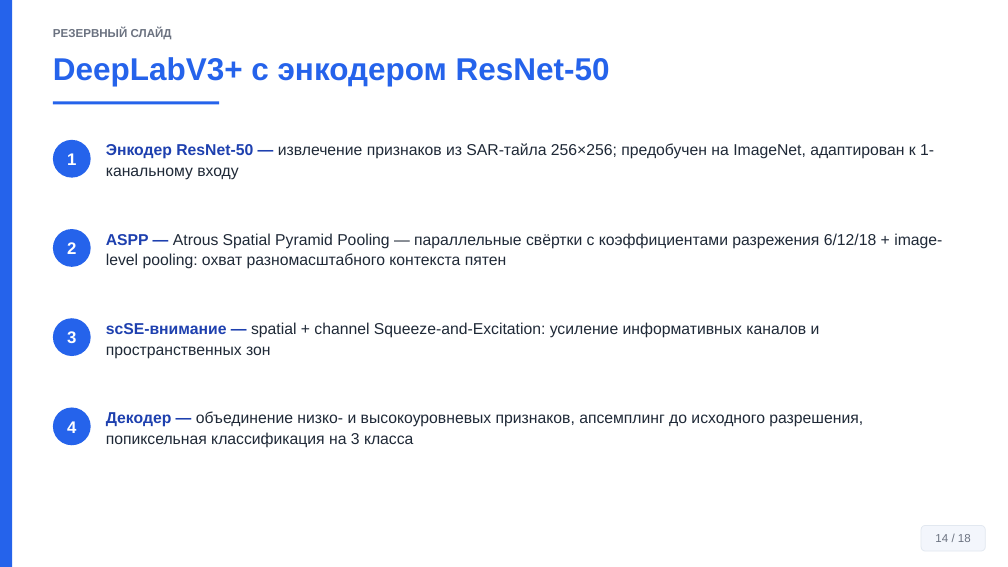
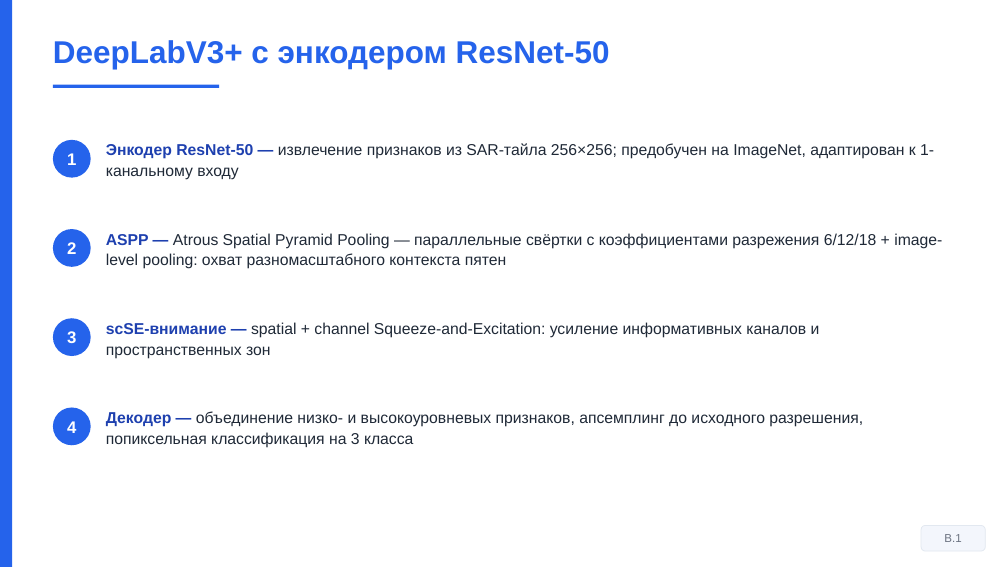
Before and after one commit to Confucius-hub/spbu_db_hw, a slide deck: slide 15 of thesis/vkr_final/Презентация_Финал_Байханов_2026.pptx (slide 14 before the commit). Drawn at 1008x567 pixels with LibreOffice and Linux fonts; fonts in the diff are those of the drawing. Boxes give left, top, right and bottom in pixels: in the first picture for what was removed or moved away, otherwise in the second. Text is boxed around its words. In the diff, an @@ line names an element or a change of style, - is before the commit and + after.

```diff
--- a/thesis/vkr_final/Презентация_Финал_Байханов_2026.pptx
+++ b/thesis/vkr_final/Презентация_Финал_Байханов_2026.pptx
@@ text removed at <box>53,28,172,39</box> @@
-РЕЗЕРВНЫЙ СЛАЙД
@@ text "DeepLabV3+ с энкодером ResNet-50": place and size @@
-text "DeepLabV3+ с энкодером ResNet-50" at <box>53,57,610,86</box>
+text "DeepLabV3+ с энкодером ResNet-50" at <box>53,40,610,69</box>
@@ rectangle: place and size @@
-rectangle at <box>53,101,219,104</box>
+rectangle at <box>53,85,219,88</box>
@@ text in rounded rectangle at <box>944,534,961,542</box>: text changed @@
-14 / 18
+В.1
```
Also in this commit, not shown: 15 other slides changed, 3 slides added, 1 slide removed, 5 other files.
